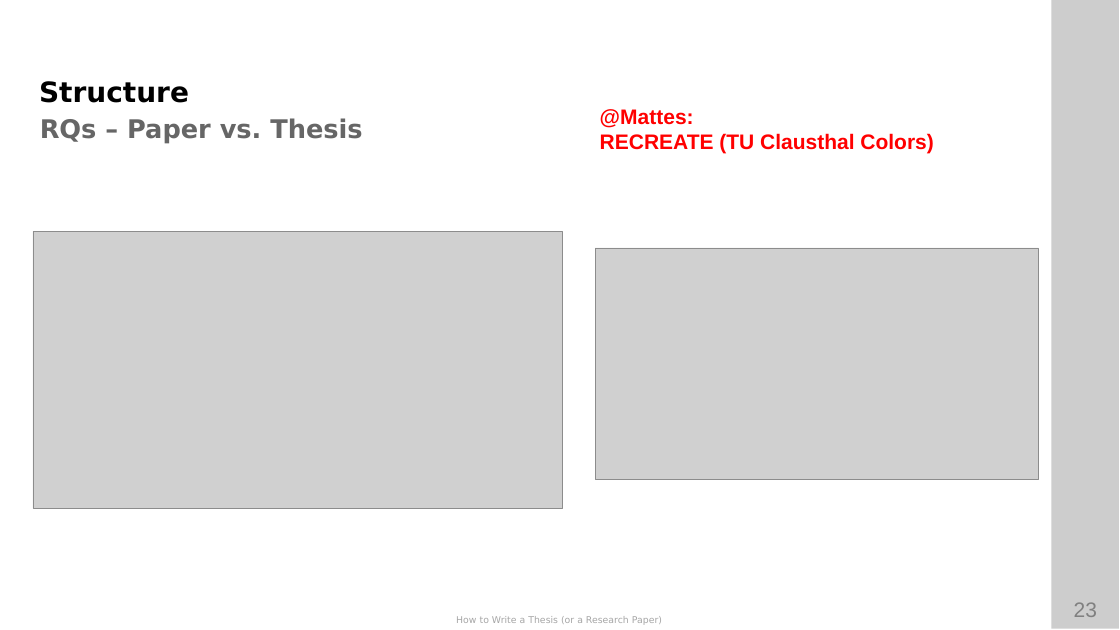
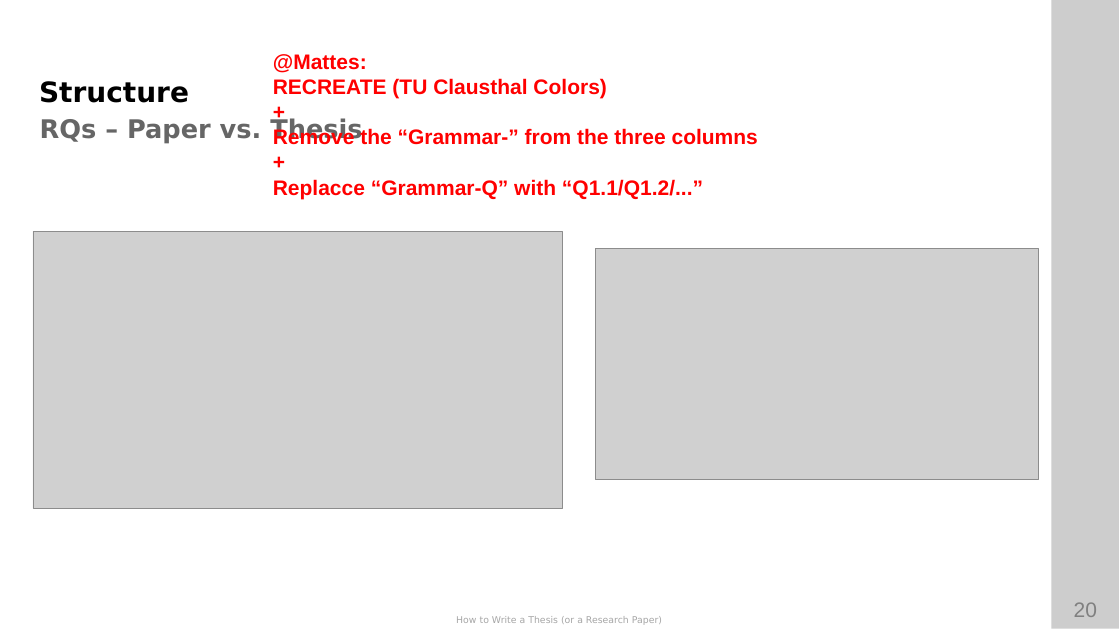
Before and after one commit to ETCE-LAB/How-To-Write-A-Paper-Thesis, a slide deck: slide 20 of How-to-Write-A-Paper-Thesis.pptx (slide 23 before the commit). Drawn at 1120x630 pixels with LibreOffice and Linux fonts; fonts in the diff are those of the drawing; grey boxes stand for pictures; background and template pictures are left out. Boxes give left, top, right and bottom in pixels: in the first picture for what was removed or moved away, otherwise in the second. Text is boxed around its words. In the diff, an @@ line names an element or a change of style, - is before the commit and + after.

```diff
--- a/How-to-Write-A-Paper-Thesis.pptx
+++ b/How-to-Write-A-Paper-Thesis.pptx
@@ text added at (273,54,703,199), 18 pt, text #FF0000, bold @@
+@Mattes:
+RECREATE (TU Clausthal Colors)
++
+Remove the “Grammar-” from the three columns
++
+Replacce “Grammar-Q” with “Q1.1/Q1.2/...”
@@ text removed at (600,109,933,154) @@
-@Mattes:
-RECREATE (TU Clausthal Colors)
@@ page number at (1074,602,1097,617): text changed @@
-23
+20
```
Also in this commit, not shown: 6 other slides changed, 3 slides removed, 1 other file.
